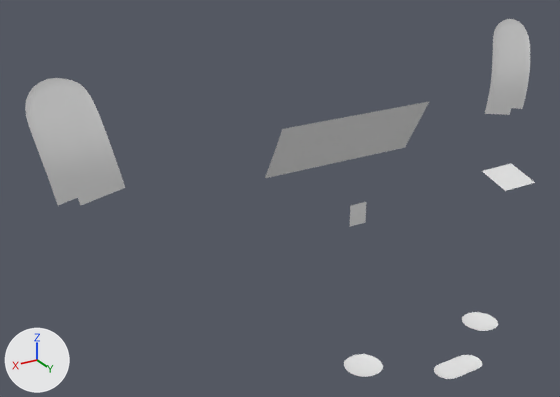
Renders of the OBJ model PadForge.App/3DModels/XboxSeries/Starfield/Decal.obj from each side of a commit.
The view is the same before and after, from a camera (50 mm lens) standing at (68.2, 50.8, 37.0) and looking at (14.5, -38.7, -7.8). Arrows for +X, +Y and +Z are at lower left; the lights stay in place. The picture after the commit comes second. Where no turn or scale is listed for an object, it has been applied to the vertices.

In view in the first picture: 'DecalStatic'.
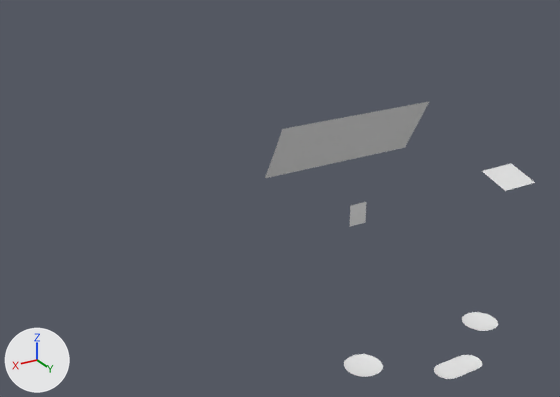
Pixel boxes (x1, y1, x2, y2) of what changed, in the pictures (560 x 397 px):
```json
{"object": "DecalStatic", "change": "reshaped", "before": [25, 19, 535, 379], "after": [265, 102, 535, 379], "on screen": "47% narrower, 23% shorter"}
{"part": 1, "of": "me_decalstatic", "change": "deleted", "before": [25, 78, 125, 206]}
{"part": 2, "of": "me_decalstatic", "change": "deleted", "before": [485, 19, 530, 115]}
```

Edits to the scene script, one JSON object a line:
```json
{"block": "me_decalstatic", "where": "# used by ob_decalstatic; location = (0.0, 0.0, 0.0)"}
{"op": "remove", "block": "me_decalstatic", "code": "me_decalstatic.from_pydata(...)  # 1011 vertices, 896 faces; spans x -46.5..46.5, y -51.6..-7.6, z -28.1..10.9"}
{"op": "add", "block": "me_decalstatic", "code": "me_decalstatic.from_pydata(...)  # 653 vertices, 584 faces; spans x -13.9..13.8, y -47.7..-7.6, z -28.1..3.1"}
{"block": "me_decalstatic", "change": "me_decalstatic part 1: the loose piece of 179 vertices spanning x 34.7..46.5, y -51.6..-47.5, z -6.2..10.9 is deleted"}
{"block": "me_decalstatic", "change": "me_decalstatic part 2: the loose piece of 179 vertices spanning x -46.5..-34.7, y -51.6..-47.5, z -6.2..10.9 is deleted"}
```
